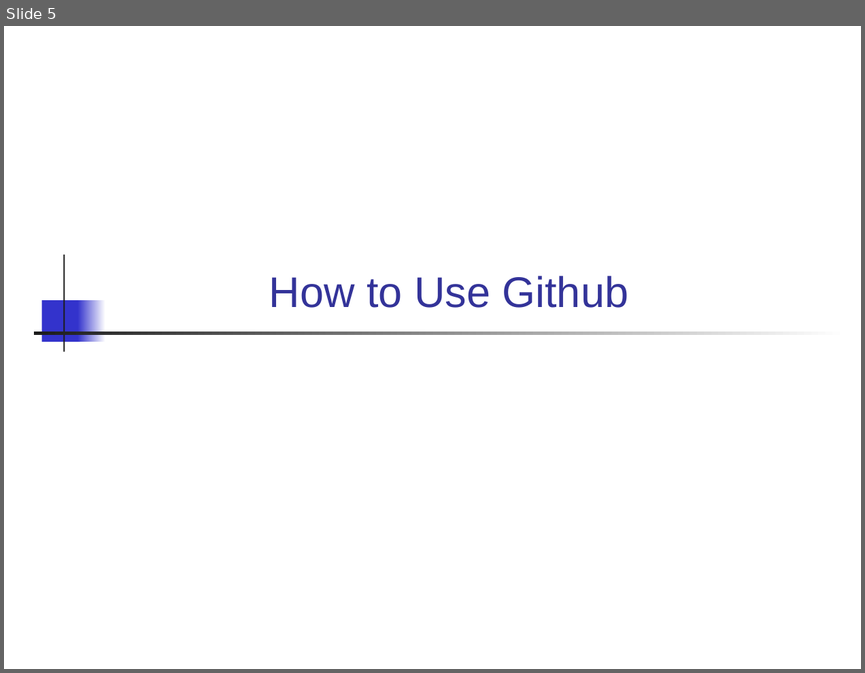
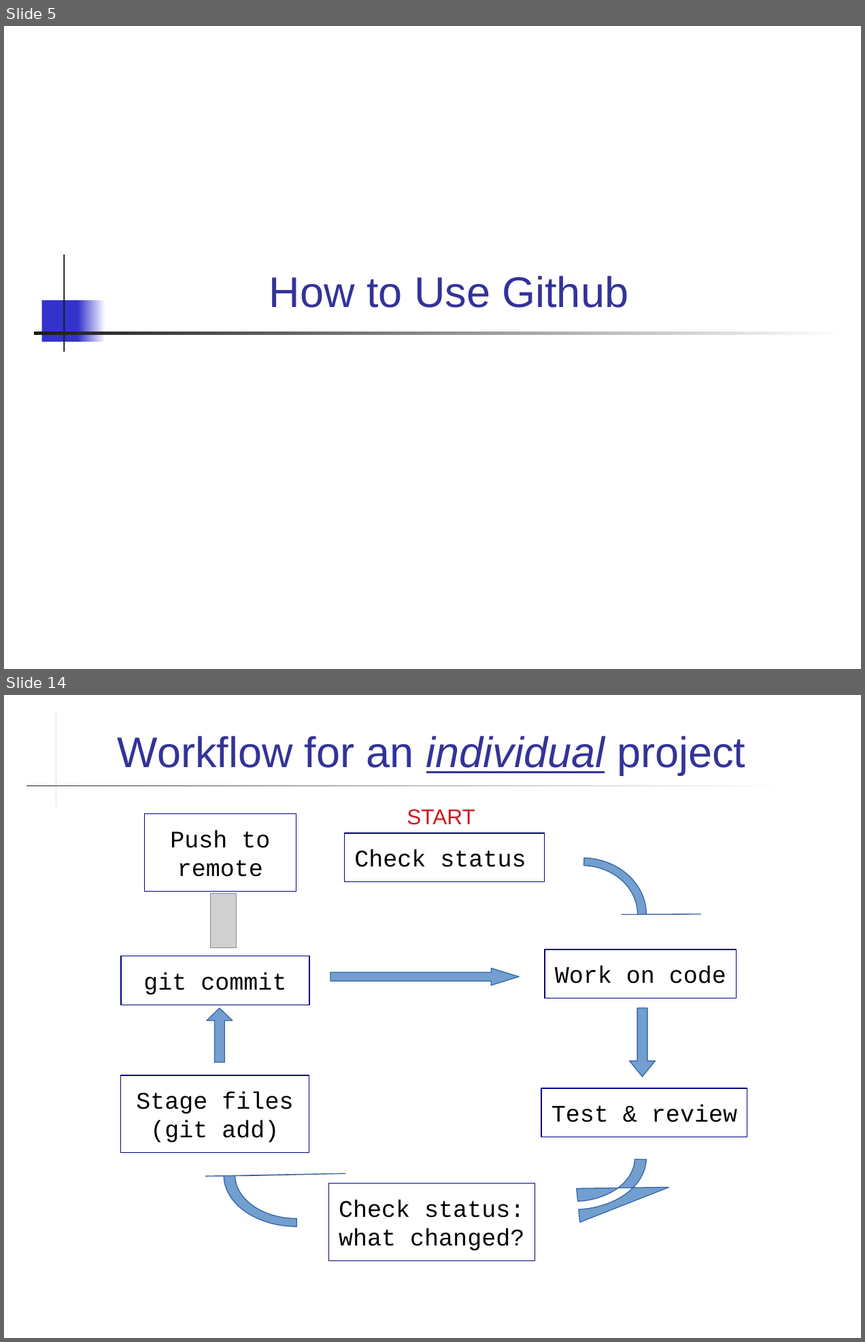
Before and after one commit to skeoop/skeoop.github.io, a slide deck: git/Using-Github.ppt. Shown one above the other, each under a label of ours: slide 5 before the commit, slides 5 and 14 after it; the slides between them are not shown. The pictures are 865x673 and 865x1342 pixels, drawn with LibreOffice and Linux fonts; fonts in the diff are those of the drawing; grey boxes stand for pictures. Boxes give left, top, right and bottom in pixels: in the first picture for what was removed or moved away, otherwise in the second. Text is boxed around its words. In the diff, an @@ line names an element or a change of style, - is before the commit and + after.

```diff
--- a/git/Using-Github.ppt
+++ b/git/Using-Github.ppt
@@ slide 14 added at [4,695,861,1338], background #FFFFFF @@
@@ rectangle added at [56,711,56,807], fill #1C1C1C @@
@@ title added at [118,736,745,775], 36 pt, text #333399 @@
+Workflow for an individual project
@@ rectangle added at [26,786,794,786], fill gradient #FFFFFF to #1C1C1C @@
@@ rectangle added at [145,814,296,892], outline #000080 0.74 pt, 20 pt, text #000000 @@
+Push to
+remote
@@ text added at [407,809,475,825], 18 pt, text #CE181E @@
+START
@@ rectangle added at [344,833,545,882], outline #000080 0.74 pt, 20 pt, text #000000 @@
+Check status
@@ freeform shape added at [517,858,647,971], fill #729FCF, outline #3465A4 0.74 pt @@
@@ picture added at [211,893,236,947] @@
@@ rectangle added at [120,956,309,1005], outline #000080 0.74 pt, 20 pt, text #000000 @@
+git commit
@@ rectangle added at [545,949,736,998], outline #000080 0.74 pt, 20 pt, text #000000 @@
+Work on code
@@ right arrow added at [330,968,519,985], fill #729FCF, outline #3465A4 0.74 pt @@
@@ down arrow added at [206,1008,232,1062], fill #729FCF, outline #3465A4 0.74 pt @@
@@ down arrow added at [630,1008,655,1076], fill #729FCF, outline #3465A4 0.74 pt @@
@@ rectangle added at [120,1075,309,1153], outline #000080 0.74 pt, 20 pt, text #000000 @@
+Stage files
+(git add)
@@ rectangle added at [541,1088,747,1137], outline #000080 0.74 pt, 20 pt, text #000000 @@
+Test & review
@@ freeform shape added at [501,1106,647,1209], fill #729FCF, outline #3465A4 0.74 pt @@
@@ freeform shape added at [224,1123,369,1226], fill #729FCF, outline #3465A4 0.74 pt @@
@@ rectangle added at [329,1183,534,1261], outline #000080 0.74 pt, 20 pt, text #000000 @@
+Check status:
+what changed?
```
Also in this commit, not shown: 13 slides changed, 1 other slide added, 12 other files.
